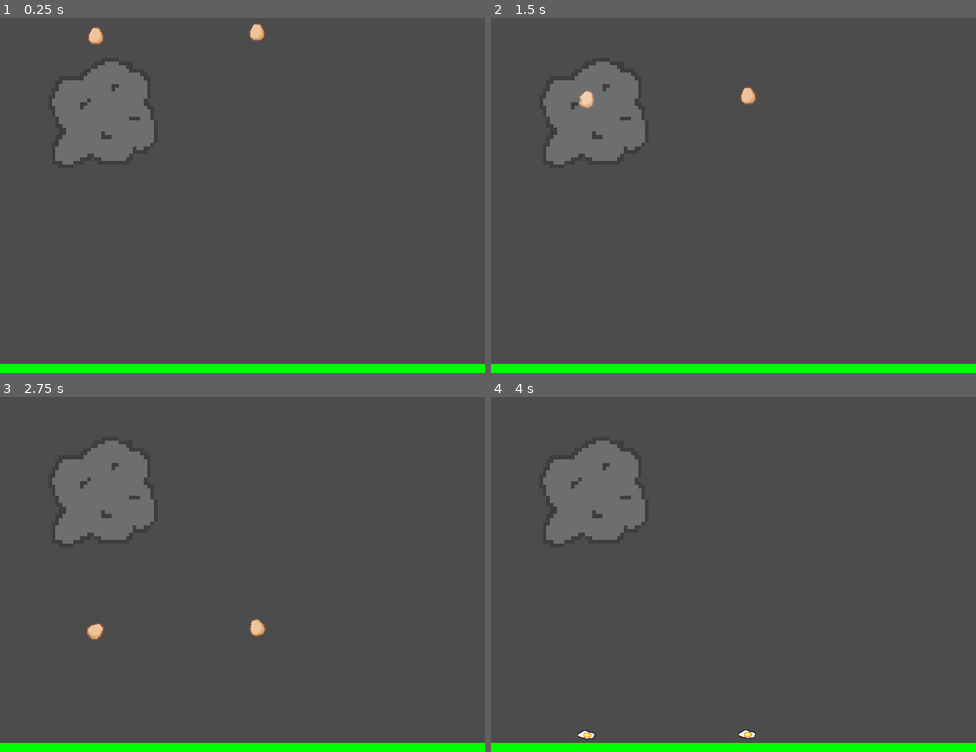
Above: before the commit, frames 1-4 (two rows, left to right).
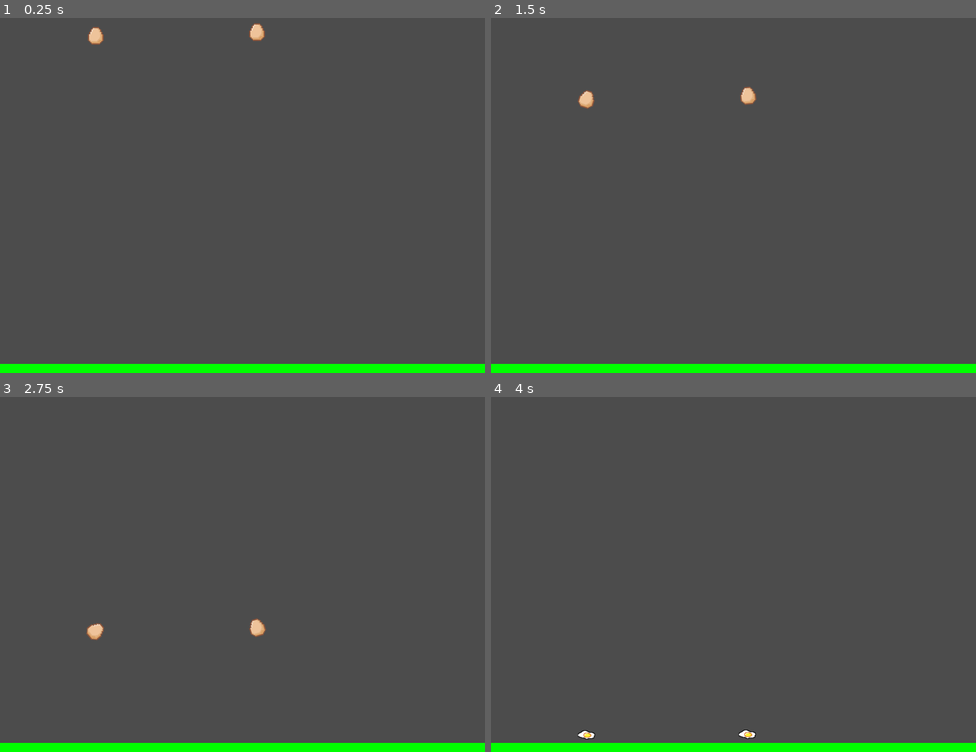
Above: after the commit, the same moments.

Repository: thatnick/fragile
Game: Godot game, scene res://scenes/ali_sandbox_v2.tscn
Two runs of this game, one before a commit and one after it. Both use one fixed random seed, a clock stepped at 60 frames per second and the inputs below. This scene is started directly instead of the project's main scene.
Inputs:
- Up to frame 1 (0.25 s): no input
- Up to frame 2 (1.5 s): tap Enter (ui_accept) at 0.5, 0.77 s; hold Right (ui_right) from 0.53 s (still down)
- Up to frame 3 (2.75 s): tap Enter (ui_accept) at 1.52 s; release Right (ui_right) at 2.03 s; hold Left (ui_left) from 2.03 s (still down)
- Up to frame 4 (4 s): release Left (ui_left) at 2.78 s; hold Right (ui_right) from 2.78 s (still down); tap Enter (ui_accept) at 3.02, 3.77 s

The runs differ from the first frame. In frame 1, 4.4% of the frame differs, in the area x 10-32%, y 12-42%; in frame 2, 4.4%; in frame 3, 4.4%; in frame 4, 4.4%.
Error before the commit: Invalid get index 'current_lives' (on base: 'Node'). (res://scripts/egg.gd:73)
Error after the commit: Invalid get index 'current_lives' (on base: 'Node'). (res://scripts/egg.gd:72)

Commit message:
Create Fog cloud objects

Diff:
--- a/project.godot
+++ b/project.godot
@@ -74,6 +74,7 @@
 [physics]
 
 common/enable_pause_aware_picking=true
+2d/default_linear_damp=0.025
 
 [rendering]
 
--- a/scenes/debug_options.tscn
+++ b/scenes/debug_options.tscn
@@ -51,10 +51,10 @@
 margin_right = 491.0
 margin_bottom = 188.0
 
-[node name="VelDampEdit" type="LineEdit" parent="."]
-margin_left = 433.0
+[node name="FogLinearDamp" type="LineEdit" parent="."]
+margin_left = 436.0
 margin_top = 196.0
-margin_right = 491.0
+margin_right = 494.0
 margin_bottom = 220.0
 
 [node name="RotVelDampEdit" type="LineEdit" parent="."]
@@ -83,6 +83,14 @@
 text = "Gravity (0-128)"
 valign = 1
 
+[node name="Label2" type="Label" parent="."]
+margin_left = 203.0
+margin_top = 193.0
+margin_right = 428.0
+margin_bottom = 217.0
+text = "Fog linear damping level (0.0 - 100)"
+valign = 1
+
 [node name="ClampEggVelocity" type="LineEdit" parent="."]
 margin_left = 428.0
 margin_top = 291.0
@@ -97,14 +105,6 @@
 text = "Max egg velocity ( >=1.0 )"
 valign = 1
 
-[node name="Label2" type="Label" parent="."]
-margin_left = 257.0
-margin_top = 196.0
-margin_right = 432.0
-margin_bottom = 220.0
-text = "Velocity dampening (0-100)"
-valign = 1
-
 [node name="Label3" type="Label" parent="."]
 margin_left = 185.0
 margin_top = 228.0
--- /dev/null
+++ b/scenes/dynamic.tscn
@@ -0,0 +1,3 @@
+[gd_scene format=2]
+
+[node name="Dynamic" type="Node"]
--- a/scenes/fog.tscn
+++ b/scenes/fog.tscn
@@ -1,11 +1,12 @@
 [gd_scene load_steps=2 format=2]
 
-[ext_resource path="res://scenes/fog_cloud.tscn" type="PackedScene" id=1]
+[ext_resource path="res://scripts/fog.gd" type="Script" id=2]
 
 [node name="Fog" type="Area2D"]
 collision_layer = 64
-collision_mask = 2
+collision_mask = 10
 space_override = 3
-linear_damp = 2.0
+linear_damp = 1.5
+script = ExtResource( 2 )
 
-[node name="FogCloud" parent="." instance=ExtResource( 1 )]
+[connection signal="body_entered" from="." to="." method="_on_Fog_body_entered"]
--- a/scenes/fog_cloud.tscn
+++ b/scenes/fog_cloud.tscn
@@ -3,7 +3,7 @@
 [ext_resource path="res://sprites/cloud1.png" type="Texture" id=1]
 
 [sub_resource type="CircleShape2D" id=1]
-radius = 81.3941
+radius = 14.0357
 
 [node name="FogCloud" type="CollisionShape2D"]
 shape = SubResource( 1 )
@@ -11,5 +11,4 @@
 [node name="Sprite" type="Sprite" parent="."]
 self_modulate = Color( 1, 1, 1, 0.192157 )
 position = Vector2( -1, -1 )
-scale = Vector2( 5.8125, 6.0625 )
 texture = ExtResource( 1 )
--- a/scenes/levels/lvl04.tscn
+++ /dev/null
@@ -1,21 +0,0 @@
-[gd_scene load_steps=4 format=2]
-
-[ext_resource path="res://scenes/fog.tscn" type="PackedScene" id=1]
-[ext_resource path="res://scenes/game.tscn" type="PackedScene" id=2]
-[ext_resource path="res://scenes/nest.tscn" type="PackedScene" id=3]
-
-[node name="Lvl03" type="Node"]
-
-[node name="Game" parent="." instance=ExtResource( 2 )]
-
-[node name="Nest2" parent="." instance=ExtResource( 3 )]
-position = Vector2( 98, 445 )
-
-[node name="Fog" parent="." instance=ExtResource( 1 )]
-position = Vector2( 665, 303 )
-
-[node name="Fog2" parent="." instance=ExtResource( 1 )]
-position = Vector2( 546, 374 )
-
-[node name="Fog8" parent="." instance=ExtResource( 1 )]
-position = Vector2( 678, 429 )
--- /dev/null
+++ b/scenes/levels/lvl05.tscn
@@ -0,0 +1,45 @@
+[gd_scene load_steps=8 format=2]
+
+[ext_resource path="res://scenes/fog.tscn" type="PackedScene" id=1]
+[ext_resource path="res://scenes/game.tscn" type="PackedScene" id=2]
+[ext_resource path="res://scenes/nest.tscn" type="PackedScene" id=3]
+[ext_resource path="res://scenes/fog_cloud.tscn" type="PackedScene" id=4]
+[ext_resource path="res://scenes/dynamic.tscn" type="PackedScene" id=5]
+[ext_resource path="res://scripts/lvl03.gd" type="Script" id=6]
+[ext_resource path="res://scenes/left.tscn" type="PackedScene" id=7]
+
+[node name="Lvl03" type="Node"]
+script = ExtResource( 6 )
+
+[node name="Game" parent="." instance=ExtResource( 2 )]
+
+[node name="Nest2" parent="." instance=ExtResource( 3 )]
+position = Vector2( 98, 445 )
+
+[node name="Fog" parent="." instance=ExtResource( 1 )]
+position = Vector2( 603, 319 )
+
+[node name="FogCloud" parent="Fog" instance=ExtResource( 4 )]
+position = Vector2( -7, -2 )
+
+[node name="FogCloud2" parent="Fog" instance=ExtResource( 4 )]
+position = Vector2( 19, -4 )
+
+[node name="FogCloud3" parent="Fog" instance=ExtResource( 4 )]
+position = Vector2( 30, -17 )
+
+[node name="FogCloud4" parent="Fog" instance=ExtResource( 4 )]
+position = Vector2( -17, -22 )
+
+[node name="FogCloud5" parent="Fog" instance=ExtResource( 4 )]
+position = Vector2( -1, -39 )
+
+[node name="FogCloud6" parent="Fog" instance=ExtResource( 4 )]
+position = Vector2( 7, -19 )
+
+[node name="FogCloud7" parent="Fog" instance=ExtResource( 4 )]
+position = Vector2( 24, -38 )
+
+[node name="Dynamic" parent="Fog" instance=ExtResource( 5 )]
+
+[node name="Left" parent="Fog" instance=ExtResource( 7 )]
--- a/scripts/debug_options.gd
+++ b/scripts/debug_options.gd
@@ -7,7 +7,7 @@
 	# set the debug GUI control defaults from the manager
 	# egg physics options
 	$GravityEdit.text = str(manager.gravity)
-	$VelDampEdit.text = str(manager.vel_damp)
+	$FogLinearDamp.text = str(manager.fog_linear_damp)
 	$RotVelDampEdit.text = str(manager.rot_vel_damp)
 	$EggSpinCheckbox.pressed = manager.egg_spin_on_start
 	$ClampEggVelocity.text = str(manager.clamp_egg_velocity)
@@ -25,7 +25,7 @@
 func _on_StartGameButton_pressed():
 	# save the current debug values from the GUI controls into the manager
 	manager.gravity = float($GravityEdit.text)
-	manager.vel_damp = float($VelDampEdit.text)
+	manager.fog_linear_damp = float($FogLinearDamp.text)
 	manager.rot_vel_damp = float($RotVelDampEdit.text)
 	manager.egg_spin_on_start = $EggSpinCheckbox.pressed
 	manager.clamp_egg_velocity = float($ClampEggVelocity.text)
--- a/scripts/egg.gd
+++ b/scripts/egg.gd
@@ -25,7 +25,6 @@
 		# add a random rotation
 		add_torque(manager.rng.randf_range(-50.0, 50.0))
 	gravity_scale = manager.gravity
-	linear_damp = manager.vel_damp
 	angular_damp = manager.rot_vel_damp
 	clamp_velocity = manager.clamp_egg_velocity
 	if !manager.eggs_collide:
--- /dev/null
+++ b/scripts/fog.gd
@@ -0,0 +1,26 @@
+extends Area2D
+
+onready var manager = get_node("/root/Manager")
+const SPEED = 50
+var direction = Vector2(1, 0)
+var dynamic = false
+
+
+func _ready():
+	set_linear_damp(manager.fog_linear_damp)
+	if $Dynamic:
+		dynamic = true
+	if $Left:
+		direction.x = -1
+
+func _physics_process(delta):
+	if dynamic:
+		position.x += direction.x * SPEED * delta
+
+
+func _on_Fog_body_entered(body):
+	if body.get_class() == "Wall":
+		if direction.x == 1:
+			direction.x = -1
+		elif direction.x == -1:
+			direction.x = 1
--- a/scripts/manager.gd
+++ b/scripts/manager.gd
@@ -14,8 +14,8 @@
 
 # DEBUG these are overriden by any changes on the DebugOptions screen
 var clamp_egg_velocity = 500.0
+var fog_linear_damp = 2.0
 var gravity = 1
-var vel_damp = 0.025
 var rot_vel_damp = 0.5
 var eggs_collide = true
 var egg_spin_on_start = true
